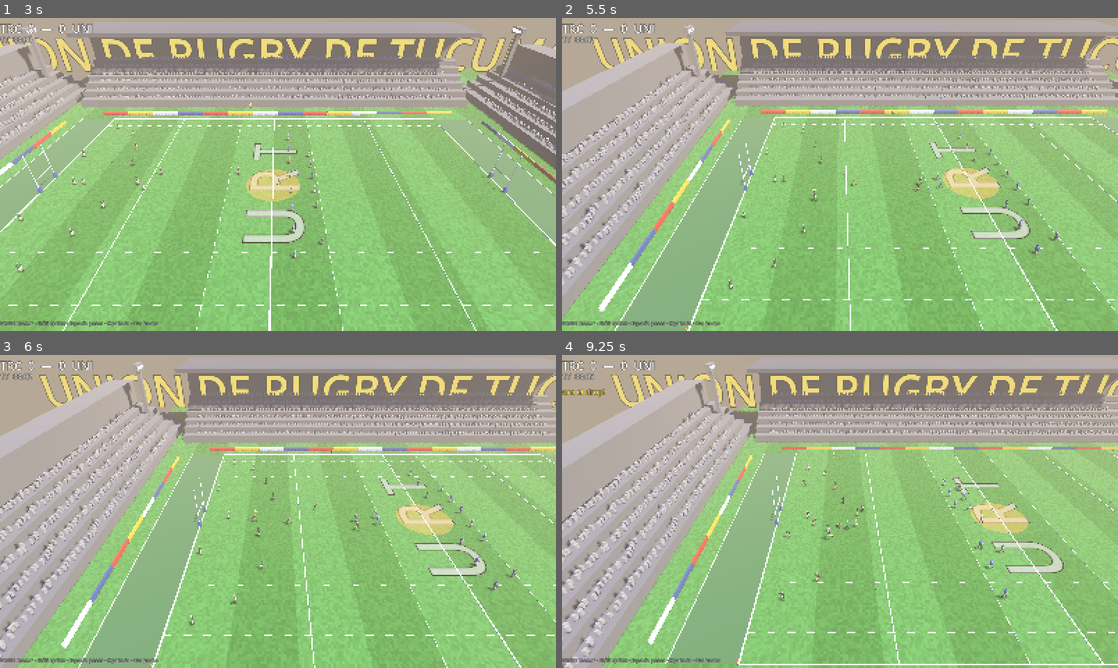
Above: before the commit, frames 1-4 (two rows, left to right).
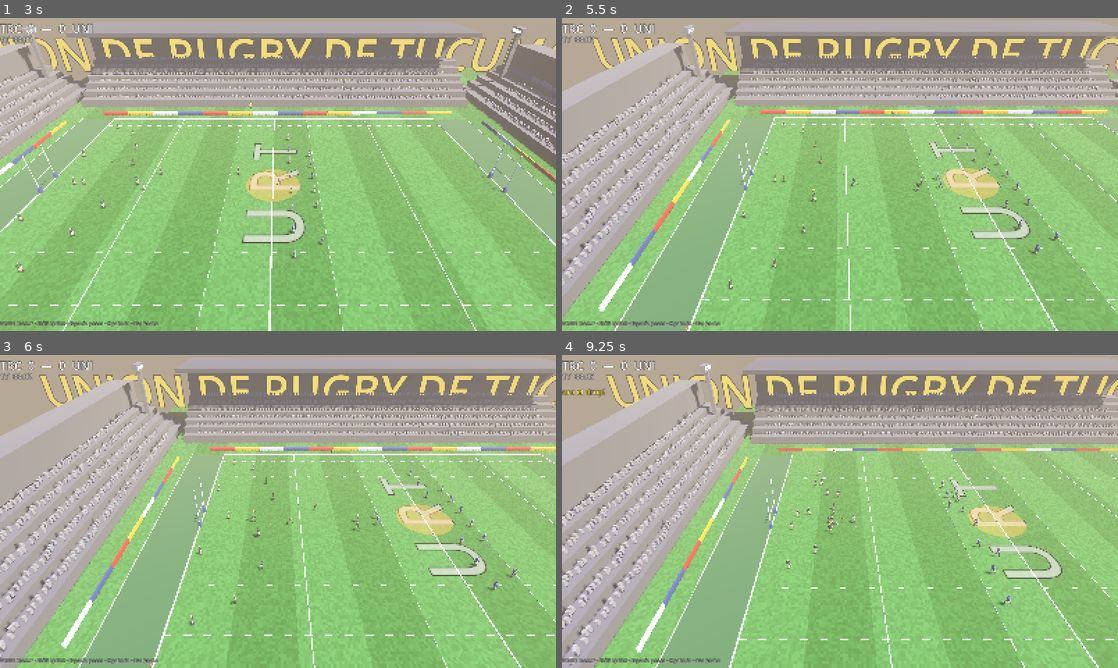
Above: after the commit, the same moments.

Repository: ezealiprandi/rugby-3d
Game: Godot game, scene res://scenes/main.tscn
Two runs of this game, one before a commit and one after it. Both use one fixed random seed, a clock stepped at 60 frames per second and the inputs below.
Inputs (mouse positions are in pixels of both pictures, inside the frame that each line leads up to):
- Up to frame 1 (3 s): tap O at 0.5 s; move the mouse to (400, 158) at 0.52 s; hold D (move_right) 0.53-1.25 s; tap J (fend) at 0.6 s; tap Space (pass) at 0.8, 2.85 s; click "Tucumán Rugby Club (Yerba Bue…" at 1.25 s; click "Universitario Rugby Club (S.M…" at 2 s; move the mouse to (166, 190) at 2.77 s; hold S (move_down) from 2.78 s (still down)
- Up to frame 2 (5.5 s): tap Shift (sprint) at 3.05 s; move the mouse to (895, 105) at 3.52 s; release S (move_down) at 3.53 s; hold D (move_right) 3.53-4.28 s; hold Shift (sprint) 3.53-4.28 s; tap X (step) at 3.8, 4.35 s; move the mouse to (812, 237) at 4.27 s; hold W (move_up) 4.28-5.03 s; tap F (tackle) at 4.55, 5.1 s; move the mouse to (1006, 221) at 5.02 s; hold A (move_left) from 5.03 s (still down); tap J (fend) at 5.3 s
- Up to frame 3 (6 s): keep holding A (move_left); tap R (restart) at 5.65 s; move the mouse to (111, 464) at 5.77 s; tap V (bomb) at 5.85 s
- Up to frame 4 (9.25 s): tap Space (pass) at 6.05 s; move the mouse to (867, 511) at 6.52 s; release A (move_left) at 6.53 s; hold S (move_down) 6.53-7.28 s; hold Shift (sprint) 6.53-7.28 s; tap Enter (confirm) at 6.6 s; move the mouse to (756, 433) at 7.27 s; hold D (move_right) 7.28-8.03 s; tap Z (crosskick) at 7.35 s; tap X (step) at 7.55 s; move the mouse to (962, 495) at 8.02 s; hold W (move_up) 8.03-8.78 s; tap G (dropgoal) at 8.1 s; tap F (tackle) at 8.3 s; move the mouse to (728, 527) at 8.77 s; hold D (move_right) from 8.78 s (still down); tap J (fend) at 8.85 s

Frame 1 is identical in both runs. In frame 2, less than 0.1% of the frame differs, in the area x 44-65%, y 50-59%; in frame 3, less than 0.1%; in frame 4, 19%, in the area x 0-100%, y 0-100%.

Commit message:
Paso 5: ventaja del árbitro, tarjeta roja, offside real y fatiga
- Knock-on y pase adelantado ahora juegan la VENTAJA (~5s): si el
  equipo perjudicado mantiene la pelota 1.2s se cancela, si el
  infractor la recupera o se acaba el tiempo → scrum
- Tarjeta roja al 4° penal acumulado del equipo: jugador expulsado
  por todo el partido
- Offside real: defensor delante de la última línea del ruck puede
  ser penal
- Fatiga: el sprint gasta energía y los jugadores cansados corren
  más lento; se recupera al trotar

Generated with [Devin](https://devin.ai)

Co-Authored-By: Devin <158243242+devin-ai-integration[bot]@users.noreply.github.com>

Diff:
--- a/scripts/main.gd
+++ b/scripts/main.gd
@@ -83,6 +83,13 @@
 var maul_dir := 1.0
 var pending_maul_team := -1   # se arma cuando el catcher agarra el lineout
 var jackal_pressed := false  # el jugador apretó F para competir en el ruck
+
+# ventaja del árbitro
+var adv_t := -1.0
+var adv_team := -1
+var adv_spot := Vector3.ZERO
+var adv_hold := 0.0
+var total_pens := [0, 0]       # penales acumulados por equipo (amarilla/roja)  # el jugador apretó F para competir en el ruck
 
 # clima y estadísticas
 var weather := "clear"
@@ -233,6 +240,10 @@
 	clock = 0.0
 	attack_dir = [1, -1]
 	pen_count = [0, 0]
+	total_pens = [0, 0]
+	adv_t = -1.0
+	adv_team = -1
+	adv_hold = 0.0
 	drop_goal_team = -1
 	celebrating = null
 	poss_t = [0.0, 0.0]
@@ -380,6 +391,21 @@
 				else ball.last_touch_team
 			if poss_team >= 0:
 				poss_t[poss_team] += delta
+			if adv_t > 0.0:
+				adv_t -= delta
+				var ac := ball.carrier
+				if ac != null and ac.team == adv_team:
+					adv_hold += delta
+					if adv_hold > 1.2:
+						adv_t = -1.0        # ventaja aprovechada
+				elif ac != null and ac.team != adv_team:
+					adv_t = -1.0
+					_event_scrum(adv_team, adv_spot,
+						"Scrum para %s — se acabó la ventaja" % _club_name(adv_team))
+				elif adv_t <= 0.0:
+					adv_t = -1.0
+					_event_scrum(adv_team, adv_spot,
+						"¡Scrum para %s! (ventaja no aprovechada)" % _club_name(adv_team))
 			if pending_maul_team >= 0 and ball.carrier != null:
 				if ball.carrier.team == pending_maul_team:
 					_start_maul(pending_maul_team)
@@ -550,6 +576,7 @@
 
 
 func _on_try(team: int) -> void:
+	adv_t = -1.0
 	score[team] += 5
 	tries_n[team] += 1
 	last_scoring_team = team
@@ -765,6 +792,17 @@
 			"¡PENAL para %s! No soltó la pelota" % _club_name(1 - ruck_team))
 		jackal_pressed = false
 		return
+	# offside: defensor parado delante de la última línea
+	for p in players:
+		if p.team == ruck_team or p.tackled > 0.0 or p.sin_bin_t > 0.0:
+			continue
+		if (p.global_position.z - pending_spot.z) * float(ruck_dir) > 3.0:
+			if rng.randf() < 0.2:
+				_event_penalty(ruck_team, pending_spot,
+					"¡PENAL! Offside de %s" % _club_name(1 - ruck_team))
+				jackal_pressed = false
+				return
+			break
 	# jackal: un defensor sobre la pelota puede robarla
 	var jk := _nearest(1 - ruck_team, pending_spot, null, 3.2)
 	if jk != null:
@@ -824,13 +862,25 @@
 
 
 func on_forward_pass(thrower: RugbyPlayer) -> void:
-	_event_scrum(1 - thrower.team, thrower.global_position,
-		"¡Pase adelantado! Scrum para %s" % _club_name(1 - thrower.team))
+	_start_advantage(1 - thrower.team, thrower.global_position,
+		"¡Pase adelantado! VENTAJA para %s" % _club_name(1 - thrower.team))
 
 
 func on_knock_on(player: RugbyPlayer) -> void:
-	_event_scrum(1 - player.team, player.global_position,
-		"¡Knock-on! Scrum para %s" % _club_name(1 - player.team))
+	_start_advantage(1 - player.team, player.global_position,
+		"¡Knock-on! VENTAJA para %s" % _club_name(1 - player.team))
+
+
+# el árbitro juega la ventaja: si el otro equipo no aprovecha, hay scrum
+func _start_advantage(team: int, spot: Vector3, msg: String) -> void:
+	if phase != Phase.PLAY:
+		return
+	adv_team = team
+	adv_spot = spot
+	adv_t = 5.0
+	adv_hold = 0.0
+	ui.show_message(msg, 1.8)
+	_whistle()
 
 
 func _event_scrum(feed_team: int, spot: Vector3, msg: String) -> void:
@@ -956,16 +1006,21 @@
 	# acumulación de penales → tarjeta amarilla
 	var offender := 1 - team
 	pen_count[offender] += 1
+	total_pens[offender] += 1
 	if pen_count[offender] >= 2:
 		var card := _nearest(offender, spot, null, 999.0)
 		if card != null:
-			card.sin_bin_t = 45.0
+			var is_red: bool = total_pens[offender] >= 4
+			card.sin_bin_t = 9999.0 if is_red else 45.0
 			card.tackled = 0.0
 			card.global_position = Vector3(
 				signf(spot.x + 1.0) * (FIELD_HALF_W + 6.0), 0.0, spot.z)
-			pen_count[offender] = 0
-			ui.show_message("¡TARJETA AMARILLA! %s juega con 14" %
-				_club_name(offender), 3.0)
+			if not is_red:
+				pen_count[offender] = 0
+			ui.show_message("¡TARJETA ROJA! %s se queda con 14 todo el partido"
+				% _club_name(offender), 3.5) if is_red \
+				else ui.show_message("¡TARJETA AMARILLA! %s juega con 14"
+				% _club_name(offender), 3.0)
 	ball.release()
 	ball.freeze = true
 	ball.global_position = spot + Vector3(0, 1.0, 0)
--- a/scripts/player.gd
+++ b/scripts/player.gd
@@ -20,7 +20,8 @@
 var step_t := 0.0                  # burst del sidestep
 var step_dir := Vector3(0, 0, 1)
 var step_cd := 0.0
-var surge_t := 0.0                 # pick and go: carga automática hacia adelante
+var surge_t := 0.0
+var stamina := 1.0                 # energía: el sprint cansa                 # pick and go: carga automática hacia adelante
 var facing := Vector3(0, 0, 1)
 var hold_pos := Vector3.ZERO
 var col_primary := Color(0.2, 0.4, 0.9)
@@ -237,6 +238,13 @@
 		return
 
 	var wish := _desired_velocity()
+	# fatiga: correr fuerte gasta, trotar recupera
+	var run := Vector2(wish.x, wish.z).length()
+	if run > 8.0:
+		stamina = clampf(stamina - delta * 0.07, 0.0, 1.0)
+	else:
+		stamina = clampf(stamina + delta * 0.05, 0.0, 1.0)
+	wish *= 0.7 + 0.3 * stamina
 	velocity.x = wish.x
 	velocity.z = wish.z
 	_apply_gravity_move(delta)
--- a/tests/sim_rules.gd
+++ b/tests/sim_rules.gd
@@ -72,6 +72,7 @@
 		6:
 			if game.phase == RugbyGame.Phase.PLAY:
 				print("> knock-on ok")
+				game.adv_t = -1.0                     # cancela la ventaja (test)
 				var c: RugbyPlayer = game.players[5]    # team0 ataca +Z
 				game.ball.set_carrier(c)
 				c.global_position = Vector3(5, 0, 52)   # en el in-goal rival
